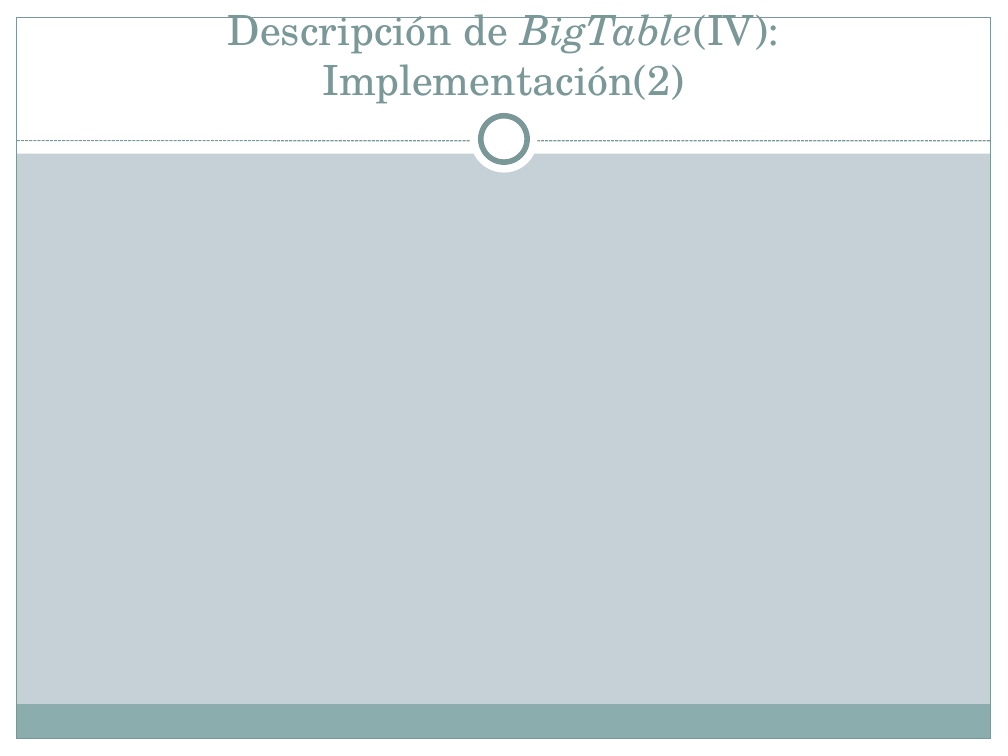
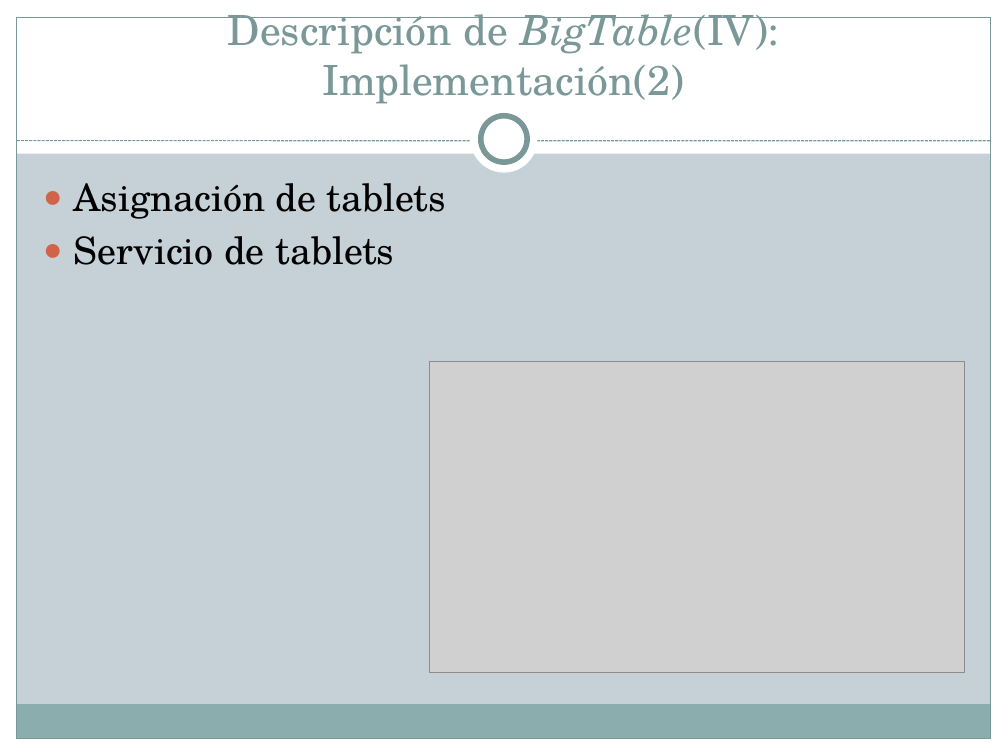
Before and after one commit to Transistores-de-silicio/Trabajo-MABD, a slide deck: slide 13 of BigTable.pptx. Drawn at 1008x756 pixels with LibreOffice and Linux fonts; fonts in the diff are those of the drawing; grey boxes stand for pictures. Boxes give left, top, right and bottom in pixels: in the first picture for what was removed or moved away, otherwise in the second. Text is boxed around its words. In the diff, an @@ line names an element or a change of style, - is before the commit and + after.

```diff
--- a/BigTable.pptx
+++ b/BigTable.pptx
@@ text added at (73, 183, 446, 265), 27 pt, text #000000 @@
+● Asignación de tablets
+● Servicio de tablets
@@ picture added at (429, 361, 965, 672) @@
```
Also in this commit, not shown: 12 other slides changed, 9 other files.
